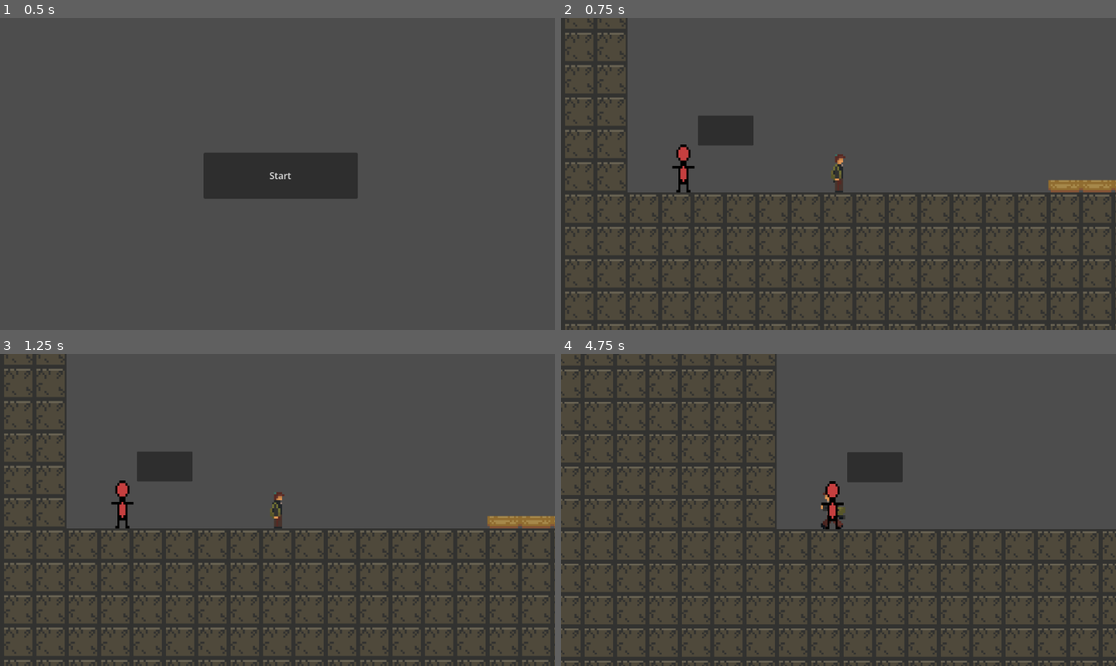
Above: before the commit, frames 1-4 (two rows, left to right).
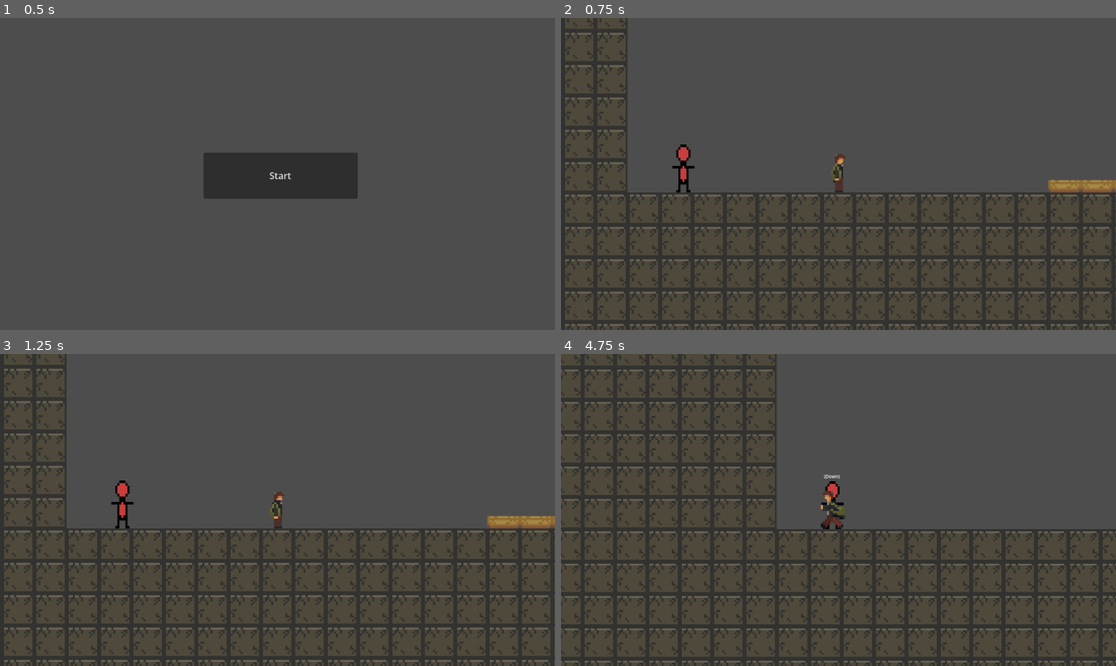
Above: after the commit, the same moments.

Repository: Zach9123/L1-Digital
Game: Godot game, scene res://Scenes/Main_Menu.tscn
Two runs of this game, one before a commit and one after it. Both use one fixed random seed, a clock stepped at 60 frames per second and the inputs below.
Inputs:
- Up to frame 1 (0.5 s): no input
- Up to frame 2 (0.75 s): click "Start" at 0.5 s
- Up to frame 3 (1.25 s): no input
- Up to frame 4 (4.75 s): tap Enter at 1.25 s; hold Right (ui_right) 1.28-2.78 s; tap Z (dash) every 0.75 s from 1.35 to 4.35 s; tap Up (ui_up) at 1.52, 2.27, 3.77, 4.52 s; hold Left (ui_left) from 2.78 s (still down)

Frame 1 is identical in both runs. In frame 2, 0.9% of the frame differs, in the area x 24-35%, y 31-41%; in frame 3, 0.9%; in frame 4, 1.1%, in the area x 46-62%, y 31-56%.
Error before the commit: Cannot call method 'hide' on a null value. (res://Scenes/old_boss_npc.gd:10)

Commit message:
V2.8
Continuing npc work

Diff:
--- a/Rendezvous/Scenes/Old_boss_npc.tscn
+++ b/Rendezvous/Scenes/Old_boss_npc.tscn
@@ -14,8 +14,8 @@
 "speed": 5.0
 }]
 
-[sub_resource type="CircleShape2D" id="CircleShape2D_c36lj"]
-radius = 164.77864
+[sub_resource type="CircleShape2D" id="CircleShape2D_pr1l4"]
+radius = 184.01086
 
 [node name="Old_boss_npc" type="Area2D" unique_id=1113017715]
 script = ExtResource("1_uo13p")
@@ -25,10 +25,6 @@
 scale = Vector2(1, 1.3214285)
 sprite_frames = SubResource("SpriteFrames_c36lj")
 
-[node name="CollisionShape2D" type="CollisionShape2D" parent="." unique_id=1489476176]
-physics_interpolation_mode = 2
-shape = SubResource("CircleShape2D_c36lj")
-
 [node name="UITip" type="Label" parent="." unique_id=1070580039]
 offset_left = -30.0
 offset_top = -111.0
@@ -36,11 +32,22 @@
 offset_bottom = -88.0
 text = "(Down)"
 
-[node name="Chat_Box" type="Panel" parent="." unique_id=1009648840]
-offset_left = 50.0
-offset_top = -182.0
-offset_right = 242.0
-offset_bottom = -79.0
+[node name="CanvasLayer" type="CanvasLayer" parent="." unique_id=118815812]
+
+[node name="ChatBox" type="Panel" parent="CanvasLayer" unique_id=1009648840]
+offset_left = 62.0
+offset_top = -134.0
+offset_right = 254.0
+offset_bottom = -31.0
+
+[node name="DialogueText" type="Label" parent="CanvasLayer/ChatBox" unique_id=1742208269]
+layout_mode = 0
+offset_right = 40.0
+offset_bottom = 23.0
+
+[node name="CollisionShape2D" type="CollisionShape2D" parent="." unique_id=1882007081]
+position = Vector2(0, -1)
+shape = SubResource("CircleShape2D_pr1l4")
 
 [connection signal="body_entered" from="." to="." method="_on_body_entered"]
 [connection signal="body_exited" from="." to="." method="_on_body_exited"]
--- a/Rendezvous/Scenes/level_1.tscn
+++ b/Rendezvous/Scenes/level_1.tscn
@@ -30,7 +30,10 @@
 
 [node name="Level_1" type="Node2D" unique_id=828982695]
 
-[node name="CharacterBody2D" parent="." unique_id=1793281390 instance=ExtResource("1_vk57k")]
+[node name="Old_Boss_NPC" parent="." unique_id=1780989057 instance=ExtResource("4_7p6j4")]
+position = Vector2(-31, 365)
+
+[node name="Player" parent="." unique_id=1793281390 instance=ExtResource("1_vk57k")]
 position = Vector2(505, 384)
 
 [node name="Foreground" type="TileMapLayer" parent="." unique_id=1514561120]
@@ -40,6 +43,3 @@
 [node name="Spikes_obstacles" type="TileMapLayer" parent="." unique_id=1319686465]
 
 [node name="Background" type="TileMapLayer" parent="." unique_id=1934617053]
-
-[node name="Old_Boss_NPC" parent="." unique_id=1780989057 instance=ExtResource("4_7p6j4")]
-position = Vector2(-31, 365)
--- a/Rendezvous/Scenes/old_boss_npc.gd
+++ b/Rendezvous/Scenes/old_boss_npc.gd
@@ -1,27 +1,68 @@
 extends Area2D
 
 @onready var ui_tip: Label = $UITip
-@onready var chat_box: Control = $CanvasLayer/ChatBox
+@onready var chat_box: Panel = $CanvasLayer/ChatBox
+@onready var dialogue_text: Label = $CanvasLayer/ChatBox/DialogueText
+
+@export var dialogue_lines: Array[String] = ["Hello there!", "Watch out for the spikes.", "Good luck!"]
+@export var typing_speed: float = 0.04
 
 var player_in_range: bool = false
+var current_line: int = 0
+var is_typing: bool = false
+var typing_tween: Tween
 
 func _ready() -> void:
 	ui_tip.hide()
 	chat_box.hide()
 
 func _on_body_entered(body: Node2D) -> void:
-	# Ensure your player character node is actually named "Player"
 	if body.name == "Player":
 		player_in_range = true
-		ui_tip.show()
+		if not chat_box.visible: ui_tip.show()
 
 func _on_body_exited(body: Node2D) -> void:
 	if body.name == "Player":
 		player_in_range = false
 		ui_tip.hide()
-		chat_box.hide() # Closes the chat if the player walks away
+		chat_box.hide()
+		is_typing = false
 
 func _input(event: InputEvent) -> void:
 	if player_in_range and event.is_action_pressed("ui_down"):
-		ui_tip.hide() # Hide the prompt while talking
-		chat_box.show()
+		if not chat_box.visible:
+			ui_tip.hide()
+			chat_box.show()
+			current_line = 0
+			show_line()
+		elif is_typing:
+			finish_typing()
+		else:
+			current_line += 1
+			if current_line < dialogue_lines.size():
+				show_line()
+			else:
+				chat_box.hide()
+				ui_tip.show()
+
+func show_line() -> void:
+	dialogue_text.text = dialogue_lines[current_line]
+	dialogue_text.visible_ratio = 0.0 # Start at 0% visible
+	is_typing = true
+
+	if typing_tween and typing_tween.is_valid():
+		typing_tween.kill()
+
+	typing_tween = create_tween()
+	var duration = dialogue_lines[current_line].length() * typing_speed
+
+	# Animate the ratio from 0.0 (0%) to 1.0 (100%)
+	typing_tween.tween_property(dialogue_text, "visible_ratio", 1.0, duration)
+	typing_tween.finished.connect(func(): is_typing = false)
+
+func finish_typing() -> void:
+	if typing_tween and typing_tween.is_valid():
+		typing_tween.kill()
+
+	dialogue_text.visible_ratio = 1.0 # Instantly show 100% of the text
+	is_typing = false
